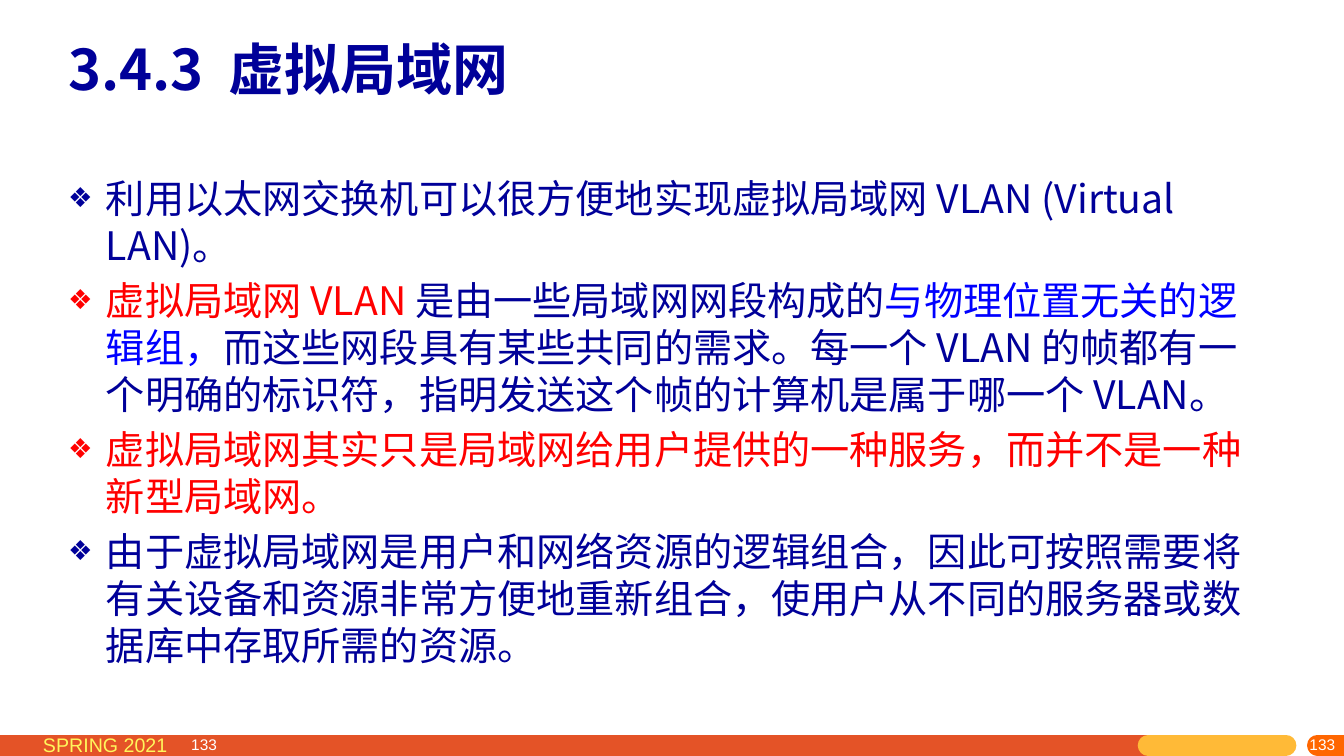
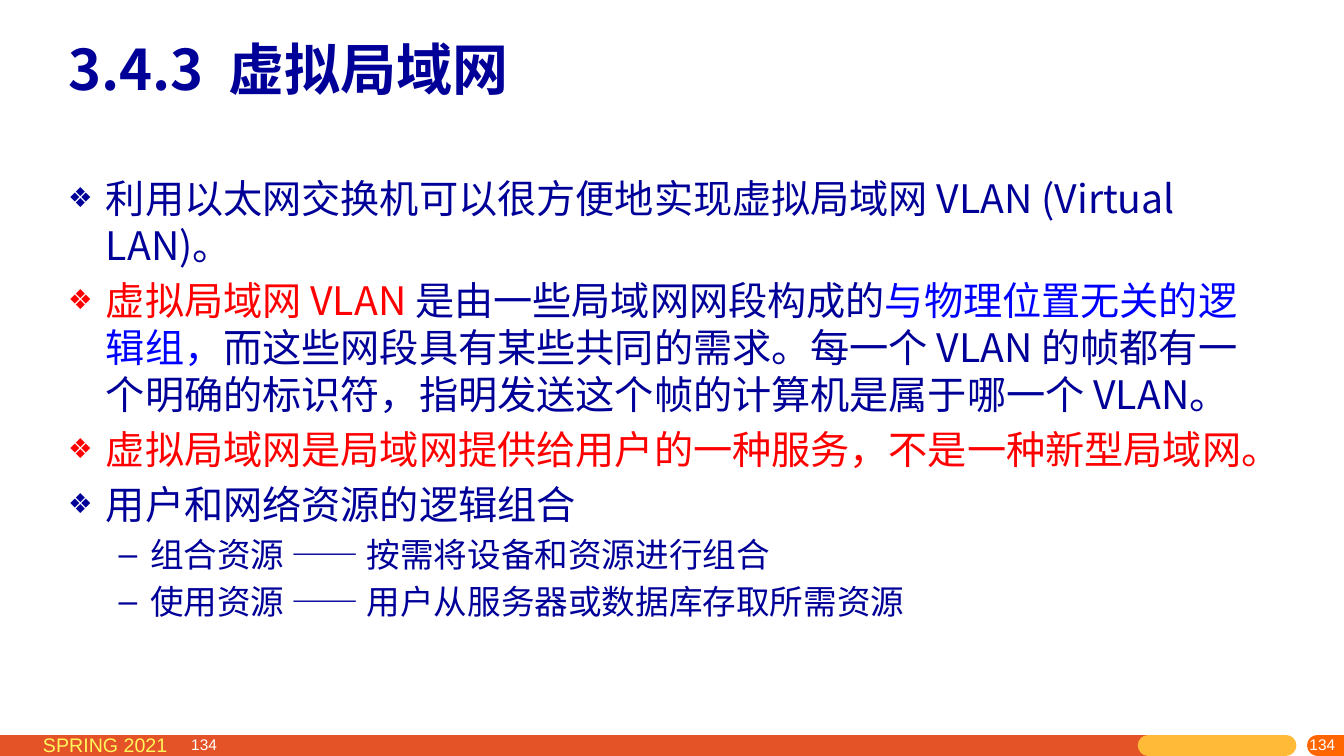
Before and after one commit to network-whu/2021, a slide deck: slide 134 of slides/instruction/03.pptx (slide 133 before the commit). Drawn at 1344x756 pixels with LibreOffice and Linux fonts; fonts in the diff are those of the drawing. Boxes give left, top, right and bottom in pixels: in the first picture for what was removed or moved away, otherwise in the second. Text is boxed around its words. In the diff, an @@ line names an element or a change of style, - is before the commit and + after.

```diff
--- a/slides/instruction/03.pptx
+++ b/slides/instruction/03.pptx
@@ text at bbox=[106, 431, 1280, 617]: text changed @@
-❖ 虚拟局域网其实只是局域网给用户提供的一种服务，而并不是一种新型局域网。
-❖ 由于虚拟局域网是用户和网络资源的逻辑组合，因此可按照需要将有关设备和资源非常方便地重新组合，使用户从不同的服务器或数据库中存取所需的资源。
+❖ 虚拟局域网是局域网提供给用户的一种服务，不是一种新型局域网。
+❖ 用户和网络资源的逻辑组合
+  – 组合资源 —— 按需将设备和资源进行组合
+  – 使用资源 —— 用户从服务器或数据库存取所需资源
@@ page number at bbox=[191, 739, 217, 750]: text changed @@
-133
+134
@@ page number at bbox=[1085, 738, 1344, 756]: text changed @@
-133
+134
@@ page number at bbox=[1308, 737, 1334, 753]: text changed @@
-133
+134
@@ page number at bbox=[1325, 739, 1344, 750]: text changed @@
-133
+134
```
Also in this commit, not shown: 23 other slides changed, 5 slides added, 3 other files.
